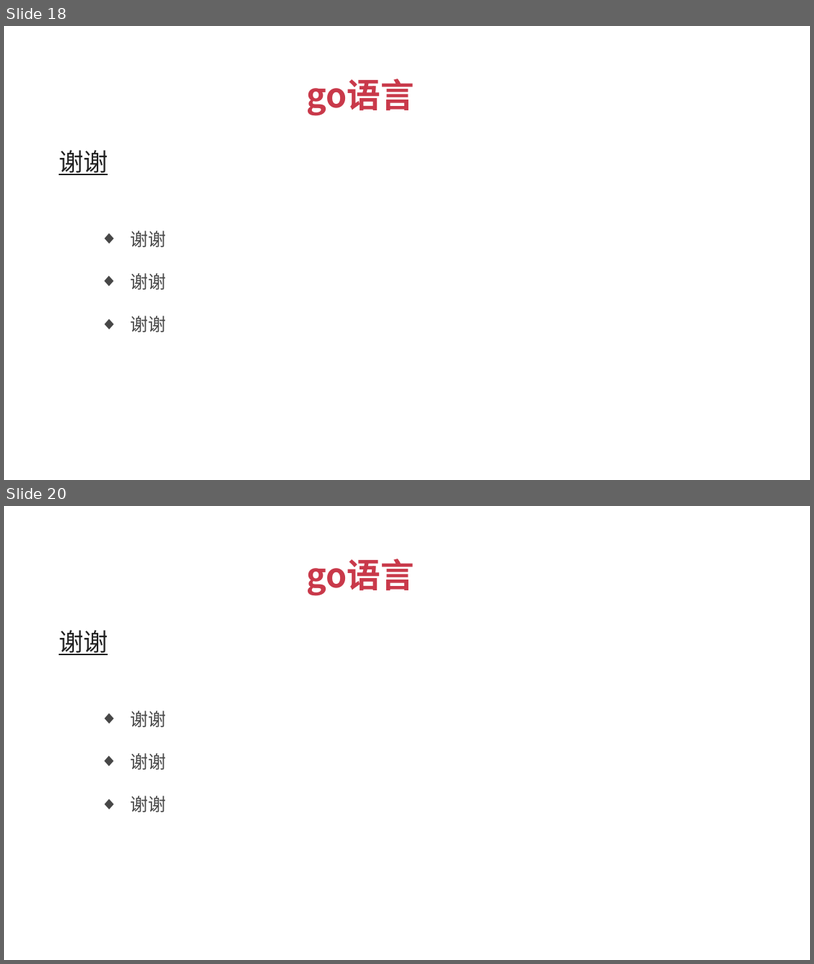
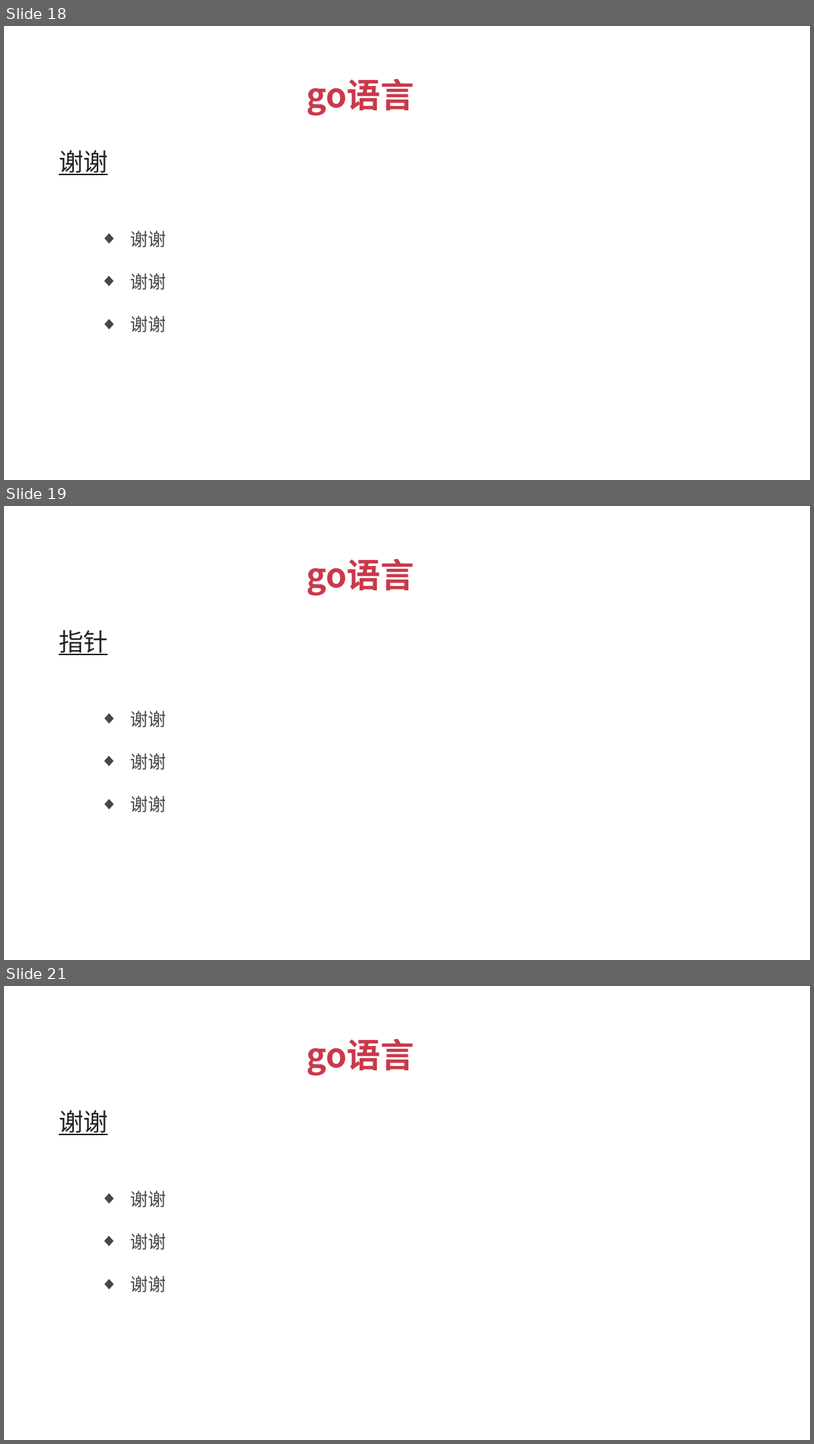
Before and after one commit to xuqiang76/golang, a slide deck: tuling/go语言_傻大猫.pptx. Shown one above the other, each under a label of ours: slides 18 and 20 before the commit, slides 18, 19 and 21 after it; the slides between them are not shown. The pictures are 814x964 and 814x1444 pixels, drawn with LibreOffice and Linux fonts; fonts in the diff are those of the drawing. Boxes give left, top, right and bottom in pixels: in the first picture for what was removed or moved away, otherwise in the second. Text is boxed around its words. In the diff, an @@ line names an element or a change of style, - is before the commit and + after.

```diff
--- a/tuling/go语言_傻大猫.pptx
+++ b/tuling/go语言_傻大猫.pptx
@@ slide 19 added at [4, 506, 810, 960], background #FFFFFF @@
@@ text added at [306, 559, 414, 596], 30 pt, text #C9394A, bold @@
+go语言
@@ text added at [59, 630, 108, 655], 22 pt, text #212121, bold, underline @@
+指针
@@ text added at [131, 710, 167, 727], 16 pt, text #474747 @@
+  ◆ 谢谢
@@ text added at [130, 753, 166, 770], 16 pt, text #474747 @@
+  ◆ 谢谢
@@ text added at [131, 795, 167, 812], 16 pt, text #474747 @@
+  ◆ 谢谢
@@ what was slide 20 is now slide 21 @@
```
Also in this commit, not shown: 2 slides changed, 3 other files.
